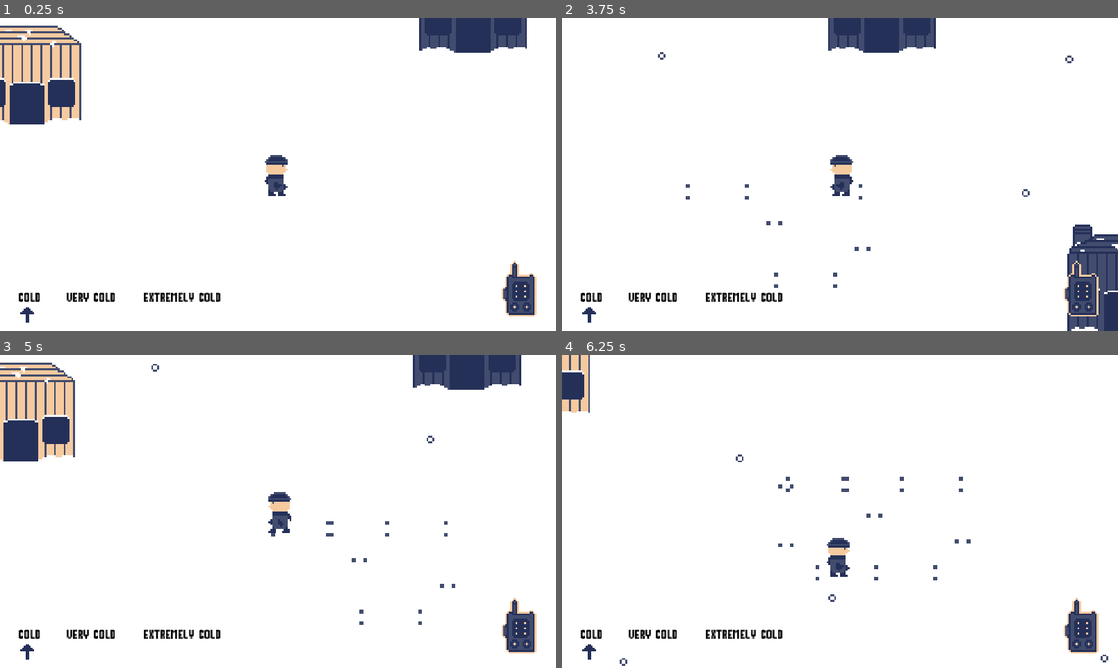
Above: before the commit, frames 1-4 (two rows, left to right).
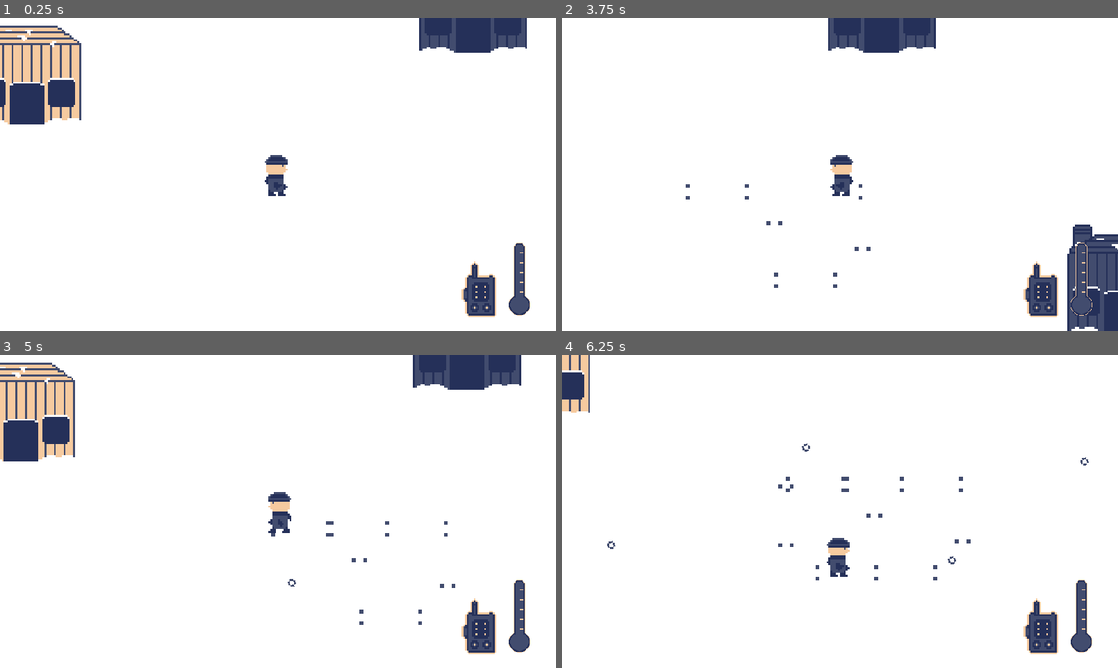
Above: after the commit, the same moments.

Repository: YesTea2/TwoBelow
Game: Godot game, scene res://scene_change.tscn
Two runs of this game, one before a commit and one after it. Both use one fixed random seed, a clock stepped at 60 frames per second and the inputs below. The project has no main scene, so this scene is started directly.
Inputs:
- Up to frame 1 (0.25 s): no input
- Up to frame 2 (3.75 s): tap Enter at 0.5 s; hold D (move_right) 0.53-1.28 s; hold E (use) 0.53-1.28 s; hold S (move_down) 1.28-2.03 s; tap E (use) at 1.35, 2.85 s; hold D (move_right) 2.03-2.78 s; hold E (use) 2.03-2.78 s; hold W (move_up) 2.78-3.53 s; hold A (move_left) from 3.53 s (still down); hold E (use) from 3.53 s (still down)
- Up to frame 3 (5 s): keep holding A (move_left); release E (use) at 4.28 s; tap E (use) at 4.35 s
- Up to frame 4 (6.25 s): release A (move_left) at 5.03 s; hold S (move_down) 5.03-5.78 s; hold E (use) 5.03-5.78 s; hold D (move_right) from 5.78 s (still down); tap E (use) at 5.85 s

The runs differ from the first frame. In frame 1, 2.2% of the frame differs, in the area x 3-97%, y 71-98%; in frame 2, 2.1%; in frame 3, 2.3%; in frame 4, 2.4%, in the area x 3-99%, y 28-100%.

Commit message:
weather works along with temp gauge

Diff:
--- a/Building.tscn
+++ b/Building.tscn
@@ -6,7 +6,7 @@
 [ext_resource path="res://Doorway.tscn" type="PackedScene" id=4]
 
 [sub_resource type="RectangleShape2D" id=3]
-extents = Vector2( 28, 15 )
+extents = Vector2( 28, 12.5 )
 
 [node name="Building" type="StaticBody2D"]
 script = ExtResource( 2 )
@@ -18,7 +18,7 @@
 texture = ExtResource( 1 )
 
 [node name="CollisionShape2D" type="CollisionShape2D" parent="."]
-position = Vector2( 0, -12 )
+position = Vector2( 0, -9.5 )
 shape = SubResource( 3 )
 
 [node name="DoorPos" type="Position2D" parent="."]
--- a/HUD.gd
+++ b/HUD.gd
@@ -6,13 +6,14 @@
 # Declare member variables here. Examples:
 # var a = 2
 # var b = "text"
-
+onready var bar : TextureProgress = $TextureProgress
 var rand_generate = RandomNumberGenerator.new()
 # Called when the node enters the scene tree for the first time.
 func _ready():
 	$Text_Container.hide()
 	$Text_Container/Container_Text.hide()
 	$Text_Container/Character_Photo.hide()
+	set_percent_value_int(100)
 
 
 func _display_center_message(message_to_display, profile):
@@ -36,6 +37,35 @@
 #	pass
 
 
+# Declare member variables here. Examples:
+# var a = 2
+# var b = "text"
+
+
+
+
+func set_percent_value_int(values):
+	bar.value = values
+
+
+func _on_Outside_lower_temp_fast():
+	bar.value -= .05
+	print("lowering")
+	pass
+
+func _on_Outside_lower_temp_slow():
+	bar.value -= .005
+	print("lowering")
+	pass
+
+func _on_Outside_raise_temp_fast():
+	bar.value += .5
+	pass
+
+func _on_Outside_raise_temp_slow():
+	bar.value += .05
+	pass
+
 func _on_Player_doorway_entered():
 	rand_generate.randomize()
 	var rand_int = rand_generate.randi_range(1,4)
--- a/HUD.tscn
+++ b/HUD.tscn
@@ -1,20 +1,12 @@
-[gd_scene load_steps=12 format=2]
+[gd_scene load_steps=10 format=2]
 
-[ext_resource path="res://Art/Arrow.png" type="Texture" id=1]
+[ext_resource path="res://Temp.gd" type="Script" id=1]
 [ext_resource path="res://HUD.gd" type="Script" id=2]
 [ext_resource path="res://Art/walkie_talkie2.png" type="Texture" id=3]
 [ext_resource path="res://Art/Text_Box.png" type="Texture" id=4]
 [ext_resource path="res://Art/Player_Sprite.png" type="Texture" id=5]
-[ext_resource path="res://bitpap/BitPap.ttf" type="DynamicFontData" id=6]
-
-[sub_resource type="DynamicFont" id=3]
-font_data = ExtResource( 6 )
-
-[sub_resource type="DynamicFont" id=4]
-font_data = ExtResource( 6 )
-
-[sub_resource type="DynamicFont" id=5]
-font_data = ExtResource( 6 )
+[ext_resource path="res://Art/thermom_front.png" type="Texture" id=7]
+[ext_resource path="res://Art/thermom_fill.png" type="Texture" id=8]
 
 [sub_resource type="DynamicFontData" id=1]
 font_path = "res://bitpap/BitPap.ttf"
@@ -26,54 +18,10 @@
 script = ExtResource( 2 )
 player_profile = ExtResource( 5 )
 
-[node name="Sprite" type="Sprite" parent="."]
-position = Vector2( 47, 514 )
-scale = Vector2( 3, 3 )
-texture = ExtResource( 1 )
-
 [node name="Sprite2" type="Sprite" parent="."]
-position = Vector2( 899, 467 )
+position = Vector2( 830, 468 )
 scale = Vector2( 3, 3 )
 texture = ExtResource( 3 )
-
-[node name="Cold" type="Label" parent="."]
-margin_left = 22.0
-margin_top = 472.0
-margin_right = 62.0
-margin_bottom = 486.0
-rect_scale = Vector2( 1.5, 1.5 )
-size_flags_stretch_ratio = 0.0
-custom_colors/font_color = Color( 0, 0, 0, 1 )
-custom_fonts/font = SubResource( 3 )
-text = "COLD"
-align = 1
-valign = 2
-
-[node name="Cold2" type="Label" parent="."]
-margin_left = 105.0
-margin_top = 472.0
-margin_right = 175.0
-margin_bottom = 486.0
-rect_scale = Vector2( 1.5, 1.5 )
-size_flags_stretch_ratio = 0.0
-custom_colors/font_color = Color( 0, 0, 0, 1 )
-custom_fonts/font = SubResource( 4 )
-text = "VERY COLD"
-align = 1
-valign = 2
-
-[node name="Cold3" type="Label" parent="."]
-margin_left = 232.0
-margin_top = 472.0
-margin_right = 342.0
-margin_bottom = 486.0
-rect_scale = Vector2( 1.5, 1.5 )
-size_flags_stretch_ratio = 0.0
-custom_colors/font_color = Color( 0, 0, 0, 1 )
-custom_fonts/font = SubResource( 5 )
-text = "EXTREMELY COLD"
-align = 1
-valign = 2
 
 [node name="Text_Container" type="TextureRect" parent="."]
 anchor_left = 0.5
@@ -114,3 +62,17 @@
 margin_bottom = 28.0
 rect_pivot_offset = Vector2( 13.12, 11.5999 )
 texture = ExtResource( 5 )
+
+[node name="TextureProgress" type="TextureProgress" parent="."]
+anchor_top = 1.0
+anchor_bottom = 1.0
+margin_left = 865.0
+margin_top = -153.0
+margin_right = 929.0
+margin_bottom = -25.0
+rect_pivot_offset = Vector2( 31, 64 )
+step = 0.0
+texture_over = ExtResource( 7 )
+texture_progress = ExtResource( 8 )
+fill_mode = 2
+script = ExtResource( 1 )
--- a/Inside_Building.tscn
+++ b/Inside_Building.tscn
@@ -1,10 +1,9 @@
-[gd_scene load_steps=20 format=2]
+[gd_scene load_steps=19 format=2]
 
 [ext_resource path="res://Player.tscn" type="PackedScene" id=1]
 [ext_resource path="res://Art/Inside_Building_01.png" type="Texture" id=2]
-[ext_resource path="res://Inside Hud.tscn" type="PackedScene" id=3]
+[ext_resource path="res://HUD.tscn" type="PackedScene" id=3]
 [ext_resource path="res://Snow.tscn" type="PackedScene" id=4]
-[ext_resource path="res://Art/walkie_talkie2.png" type="Texture" id=5]
 [ext_resource path="res://Snow_FootStep.tscn" type="PackedScene" id=6]
 [ext_resource path="res://Snow_FootStep_Side.tscn" type="PackedScene" id=7]
 [ext_resource path="res://FootStep.tscn" type="PackedScene" id=8]
@@ -151,24 +150,10 @@
 position = Vector2( 7, 1 )
 shape = SubResource( 8 )
 
-[node name="Inside Hud" parent="." instance=ExtResource( 3 )]
-follow_viewport_enable = true
-
-[node name="ColorRect" parent="Inside Hud" index="0"]
-visible = false
-margin_left = 77.0
-margin_top = 31.0
-margin_right = 117.0
-margin_bottom = 71.0
-rect_scale = Vector2( 0.462787, 0.738476 )
-
-[node name="Sprite" parent="Inside Hud" index="1"]
-position = Vector2( 104, 43 )
-texture = ExtResource( 5 )
-
 [node name="Doorway" parent="." instance=ExtResource( 11 )]
 position = Vector2( 0, 67 )
 
+[node name="HUD" parent="." instance=ExtResource( 3 )]
+
 [editable path="SnowParts"]
 [editable path="Player"]
-[editable path="Inside Hud"]
--- /dev/null
+++ b/Main.gd
@@ -0,0 +1,96 @@
+extends Node
+
+export var snow_amount_level_one = 2500
+export var snow_amount_level_two = 3500
+export var snow_amount_level_three = 4500
+
+export var snow_speed_level_one = 0.3
+export var snow_speed_level_two = 0.4
+export var snow_speed_level_three = 0.5
+
+
+onready var snow_system : Particles2D = $Snow
+
+var is_changing_system = false;
+
+var is_level_one_storm = false
+var is_level_two_storm = false
+var is_level_three_storm = false
+
+signal lower_temp_slow
+signal lower_temp_fast
+signal raise_temp_slow
+signal raise_temp_fast
+
+var rand_generate_time = RandomNumberGenerator.new()
+
+# Called when the node enters the scene tree for the first time.
+func _ready():
+	is_changing_system = true
+	start_weather()
+
+func _process(delta):
+	if is_changing_system == false:
+		change_weather()
+
+	if is_level_one_storm == true:
+		emit_signal("raise_temp_slow")
+	if is_level_two_storm == true:
+		emit_signal("lower_temp_slow")
+	if is_level_three_storm == true:
+		emit_signal("lower_temp_fast")
+
+func start_weather():
+	is_level_one_storm = true
+	change_storm_level_one()
+	var time = get_random_time(5,15)
+	yield(get_tree().create_timer(time), "timeout")
+	is_changing_system = false
+
+func change_weather():
+	is_changing_system = true
+	var number = get_random_time(1,3)
+
+	if number == 1:
+		change_storm_level_one()
+	if number == 2:
+		change_storm_level_two()
+	if number == 3:
+		change_storm_level_three()
+
+	var time = get_random_time(5,15)
+	yield(get_tree().create_timer(time), "timeout")
+	is_changing_system = false
+
+
+func change_storm_level_one():
+	print("level one storm approaching")
+
+	is_level_one_storm = true
+	is_level_two_storm = false
+	is_level_three_storm = false
+	snow_system.amount = snow_amount_level_one
+	snow_system.speed_scale = snow_speed_level_one
+
+func change_storm_level_two():
+	print("level two storm approaching")
+
+	is_level_two_storm = true
+	is_level_one_storm = false
+	is_level_three_storm = false
+	snow_system.amount = snow_amount_level_two
+	snow_system.speed_scale = snow_speed_level_two
+
+func change_storm_level_three():
+	print("level three storm approaching")
+
+	is_level_three_storm = true
+	is_level_two_storm = false
+	is_level_one_storm = false
+	snow_system.amount = snow_amount_level_three
+	snow_system.speed_scale = snow_speed_level_three
+
+func get_random_time(min_range, max_range):
+	rand_generate_time.randomize()
+	var rand_int = rand_generate_time.randi_range(min_range,max_range)
+	return rand_int
--- a/Outside.tscn
+++ b/Outside.tscn
@@ -1,15 +1,21 @@
-[gd_scene load_steps=9 format=2]
+[gd_scene load_steps=10 format=2]
 
 [ext_resource path="res://Player.tscn" type="PackedScene" id=1]
 [ext_resource path="res://Art/snow_tile.png" type="Texture" id=2]
 [ext_resource path="res://Snow.tscn" type="PackedScene" id=3]
 [ext_resource path="res://HUD.tscn" type="PackedScene" id=4]
 [ext_resource path="res://Building.tscn" type="PackedScene" id=5]
+[ext_resource path="res://Main.gd" type="Script" id=6]
 [ext_resource path="res://FootStep_Side.tscn" type="PackedScene" id=7]
 [ext_resource path="res://FootStep.tscn" type="PackedScene" id=8]
 [ext_resource path="res://FootStep_Idle.tscn" type="PackedScene" id=9]
 
 [node name="Outside" type="Node"]
+script = ExtResource( 6 )
+snow_amount_level_two = 6000
+snow_amount_level_three = 10000
+snow_speed_level_two = 0.7
+snow_speed_level_three = 1.3
 
 [node name="TextureRect" type="TextureRect" parent="."]
 margin_left = -3.0
@@ -23,7 +29,7 @@
 
 [node name="Player" parent="." instance=ExtResource( 1 )]
 position = Vector2( 669, 1246 )
-z_index = 3
+z_index = 1
 speed = 60.0
 foot_step = ExtResource( 8 )
 foot_step_side = ExtResource( 7 )
@@ -52,12 +58,22 @@
 editor_draw_limits = true
 
 [node name="Snow" parent="." instance=ExtResource( 3 )]
+position = Vector2( 419, -97 )
+rotation = -0.168624
+z_index = 2
+amount = 2000
+speed_scale = 1.0
+randomness = 0.12
 
 [node name="HUD" parent="." instance=ExtResource( 4 )]
 
+[node name="TextureProgress" parent="HUD" index="2"]
+fill_mode = 3
+script = null
+
 [node name="Building" parent="." instance=ExtResource( 5 )]
 position = Vector2( 539, 1195 )
-z_index = 2
+z_index = 1
 
 [node name="DoorPos" parent="Building" index="2"]
 position = Vector2( 0, 18 )
@@ -75,6 +91,10 @@
 [node name="Building4" parent="Building" instance=ExtResource( 5 )]
 position = Vector2( 113, -144 )
 
+[connection signal="lower_temp_fast" from="." to="HUD" method="_on_Outside_lower_temp_fast"]
+[connection signal="lower_temp_slow" from="." to="HUD" method="_on_Outside_lower_temp_slow"]
+[connection signal="raise_temp_fast" from="." to="HUD" method="_on_Outside_raise_temp_fast"]
+[connection signal="raise_temp_slow" from="." to="HUD" method="_on_Outside_raise_temp_slow"]
 [connection signal="doorway_entered" from="Player" to="HUD" method="_on_Player_doorway_entered"]
 [connection signal="doorway_exited" from="Player" to="HUD" method="_on_Player_doorway_exited"]
 
--- /dev/null
+++ b/Temp.gd
@@ -0,0 +1,43 @@
+extends TextureProgress
+
+
+# Declare member variables here. Examples:
+# var a = 2
+# var b = "text"
+
+
+# Called when the node enters the scene tree for the first time.
+func _ready():
+	set_percent_value_int(100)
+
+
+func set_percent_value_int(values):
+	value = values
+
+func lower_value(amount):
+	value -= amount
+
+func raise_value(amount):
+	value += amount
+
+
+
+# Called every frame. 'delta' is the elapsed time since the previous frame.
+#func _process(delta):
+#	pass
+
+
+func _on_Outside_lower_temp_fast():
+	lower_value(5)
+
+
+func _on_Outside_lower_temp_slow():
+	lower_value(2)
+
+
+func _on_Outside_raise_temp_fast():
+	raise_value(5)
+
+
+func _on_Outside_raise_temp_slow():
+	raise_value(1)
--- /dev/null
+++ b/therm.tres
@@ -0,0 +1,16 @@
+[gd_resource type="Theme" load_steps=5 format=2]
+
+[ext_resource path="res://Art/thermom_front.png" type="Texture" id=1]
+[ext_resource path="res://Art/thermom_fill.png" type="Texture" id=2]
+
+[sub_resource type="StyleBoxTexture" id=1]
+texture = ExtResource( 1 )
+region_rect = Rect2( 0, 0, 64, 128 )
+
+[sub_resource type="StyleBoxTexture" id=2]
+texture = ExtResource( 2 )
+region_rect = Rect2( 0, 0, 64, 128 )
+
+[resource]
+ProgressBar/styles/bg = SubResource( 1 )
+ProgressBar/styles/fg = SubResource( 2 )
Binary file added: Art/thermom_fill.png
Not shown, added: Art/thermom_fill.png.import
Binary file added: Art/thermom_front.png
Not shown, added: Art/thermom_front.png.import
Not shown, removed: Building.tscn.tmp
